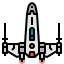
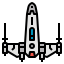
Layered file, before and after one edit (64 × 64). Changes by layer:
hid "motor" over 19, 59, 45, 64
